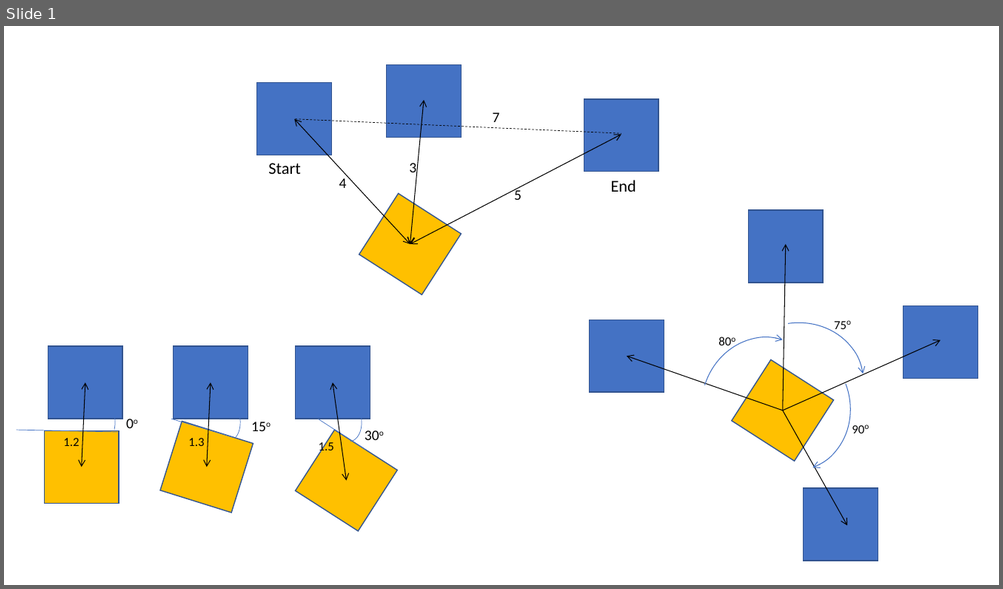
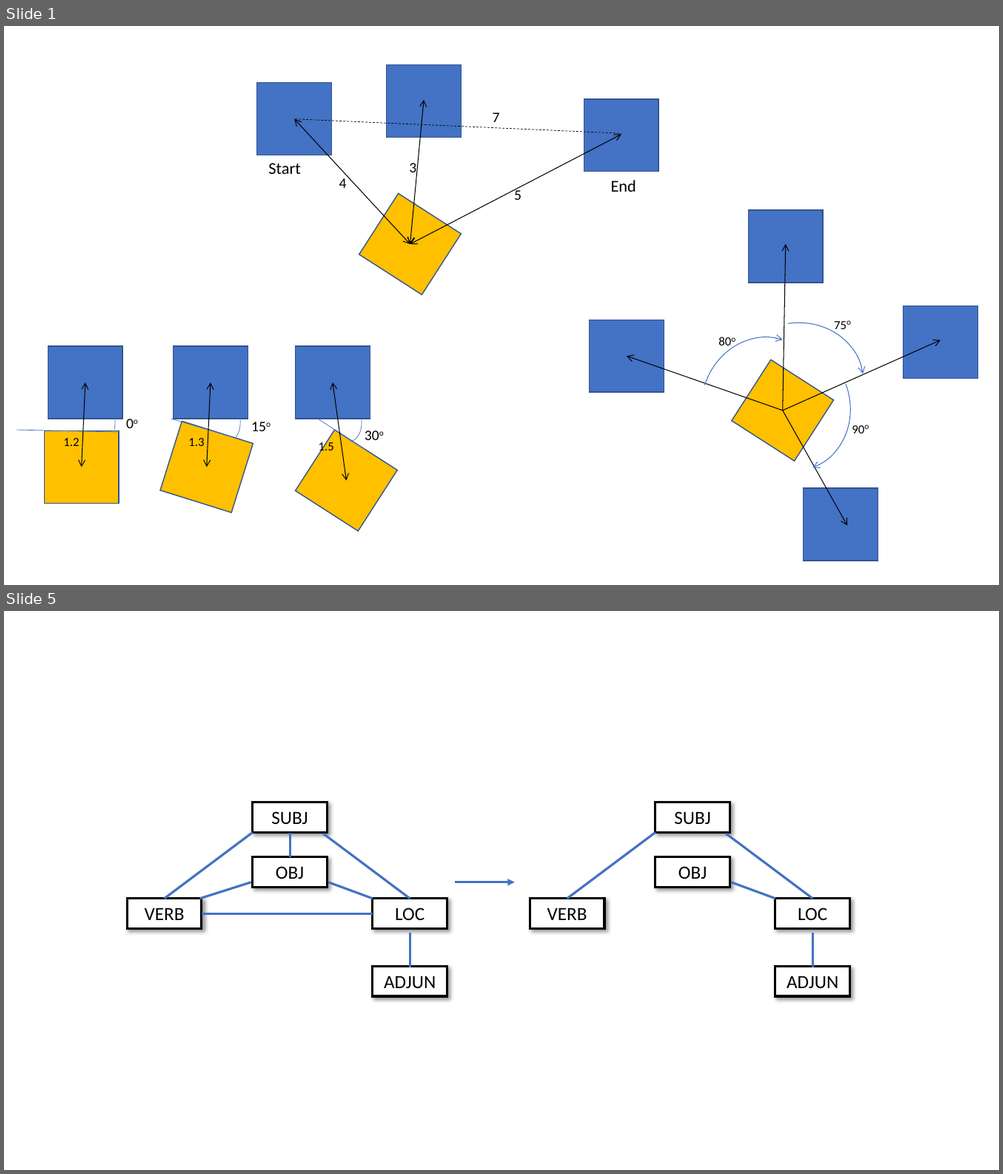
Before and after one commit to tuandnvn/learn-to-perform, a slide deck: miscellanous/shapes.pptx. Shown one above the other, each under a label of ours: slide 1 before the commit, slides 1 and 5 after it; the slides between them are not shown. The pictures are 1003x589 and 1003x1174 pixels, drawn with LibreOffice and Linux fonts; fonts in the diff are those of the drawing. Boxes give left, top, right and bottom in pixels: in the first picture for what was removed or moved away, otherwise in the second. Text is boxed around its words. In the diff, an @@ line names an element or a change of style, - is before the commit and + after.

```diff
--- a/miscellanous/shapes.pptx
+++ b/miscellanous/shapes.pptx
@@ slide 5 added at (x1=4, y1=611, x2=999, y2=1170), background #FFFFFF @@
@@ rectangle added at (x1=253, y1=803, x2=327, y2=832), fill #FFFFFF, outline #000000 2.25 pt, 18 pt, text #000000 @@
+SUBJ
@@ rectangle added at (x1=655, y1=803, x2=730, y2=832), fill #FFFFFF, outline #000000 2.25 pt, 18 pt, text #000000 @@
+SUBJ
@@ line added from (253, 832) to (165, 899), #4472C4 2.25 pt @@
@@ line added from (290, 832) to (290, 857), #4472C4 2.25 pt @@
@@ line added from (655, 832) to (567, 899), #4472C4 2.25 pt @@
@@ line added from (324, 834) to (410, 899), #4472C4 2.25 pt @@
@@ line added from (726, 834) to (813, 899), #4472C4 2.25 pt @@
@@ rectangle added at (x1=253, y1=857, x2=327, y2=887), fill #FFFFFF, outline #000000 2.25 pt, 18 pt, text #000000 @@
+OBJ
@@ rectangle added at (x1=655, y1=857, x2=730, y2=887), fill #FFFFFF, outline #000000 2.25 pt, 18 pt, text #000000 @@
+OBJ
@@ rectangle added at (x1=127, y1=899, x2=202, y2=929), fill #FFFFFF, outline #000000 2.25 pt, 18 pt, text #000000 @@
+VERB
@@ line added from (200, 899) to (251, 883), #4472C4 2.25 pt @@
@@ line added from (329, 883) to (373, 899), #4472C4 2.25 pt @@
@@ rectangle added at (x1=373, y1=899, x2=447, y2=929), fill #FFFFFF, outline #000000 2.25 pt, 18 pt, text #000000 @@
+LOC
@@ arrow added from (455, 883) to (515, 883), #4472C4 2.25 pt @@
@@ rectangle added at (x1=530, y1=899, x2=605, y2=929), fill #FFFFFF, outline #000000 2.25 pt, 18 pt, text #000000 @@
+VERB
@@ line added from (731, 883) to (776, 899), #4472C4 2.25 pt @@
@@ rectangle added at (x1=776, y1=899, x2=850, y2=929), fill #FFFFFF, outline #000000 2.25 pt, 18 pt, text #000000 @@
+LOC
@@ line added from (373, 914) to (202, 914), #4472C4 2.25 pt @@
@@ line added from (410, 933) to (410, 968), #4472C4 2.25 pt @@
@@ line added from (813, 933) to (813, 968), #4472C4 2.25 pt @@
@@ rectangle added at (x1=373, y1=967, x2=447, y2=997), fill #FFFFFF, outline #000000 2.25 pt, 18 pt, text #000000 @@
+ADJUN
@@ rectangle added at (x1=776, y1=967, x2=850, y2=997), fill #FFFFFF, outline #000000 2.25 pt, 18 pt, text #000000 @@
+ADJUN
```
Also in this commit, not shown: 5 other slides added, 9 other files.
